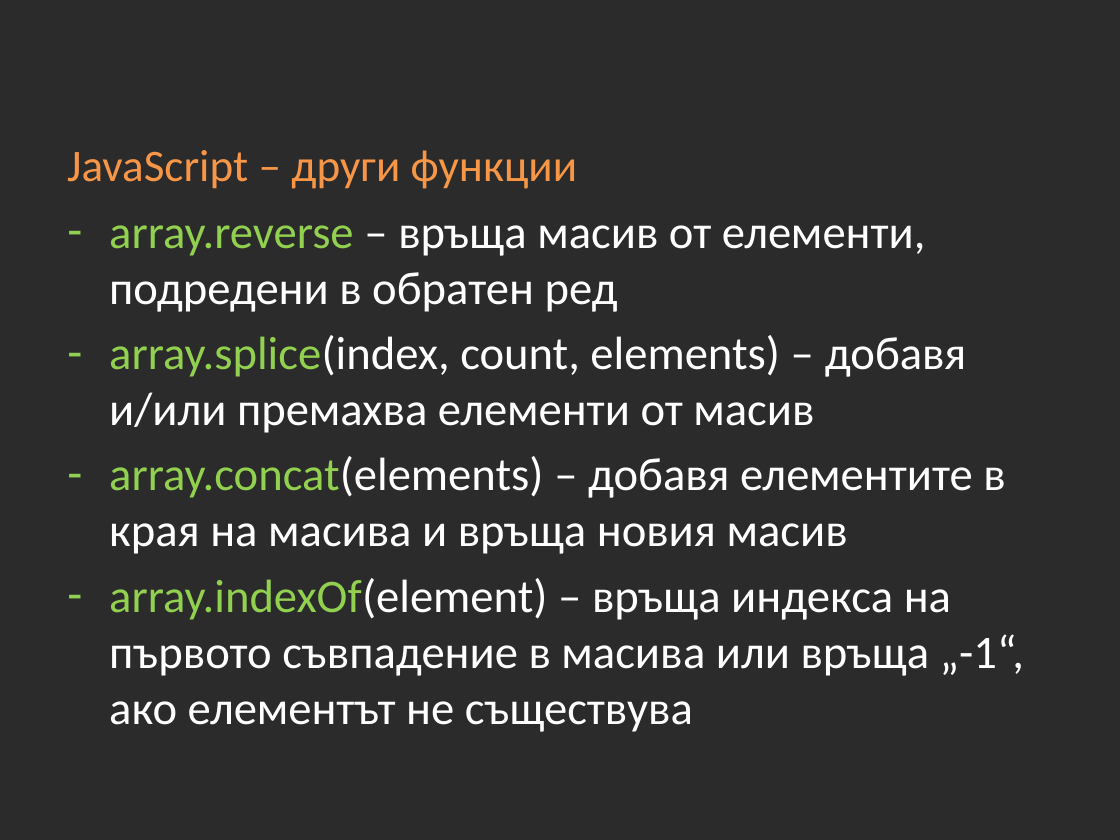
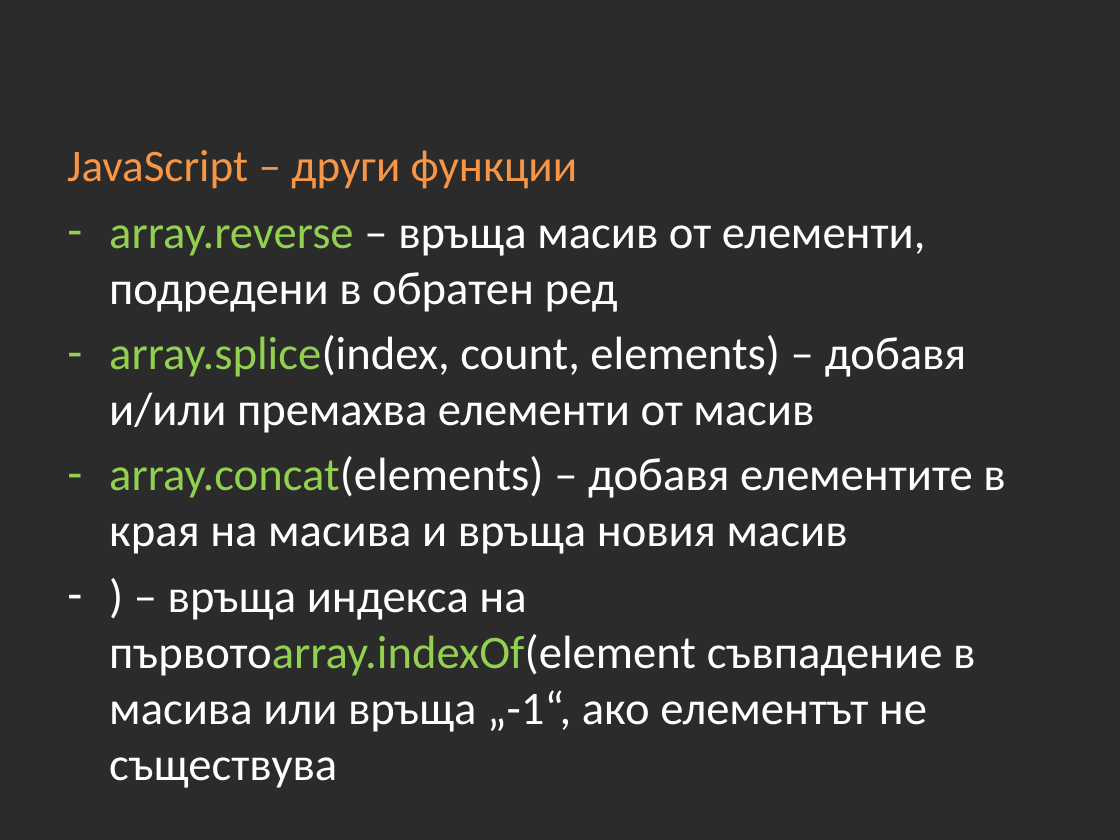
Before and after one commit to Academy-Soft-Intellect/Front-End-Course, a slide deck: slide 54 of 09-JavaScript-Basics/09-JavaScript-Basics.pptx. Drawn at 1120x840 pixels with LibreOffice and Linux fonts; fonts in the diff are those of the drawing; background and template pictures are left out; a plain dark background stands for a picture behind light text. Boxes give left, top, right and bottom in pixels: in the first picture for what was removed or moved away, otherwise in the second. Text is boxed around its words. In the diff, an @@ line names an element or a change of style, - is before the commit and + after.

Commit message:
09-JavaScript-Basics - homework change

```diff
--- a/09-JavaScript-Basics/09-JavaScript-Basics.pptx
+++ b/09-JavaScript-Basics/09-JavaScript-Basics.pptx
@@ text at [109, 589, 975, 732]: text changed @@
-– array.indexOf(element) – връща индекса на първото съвпадение в масивa или връща „-1“, ако елементът не съществува
+– ) – връща индекса на първотоarray.indexOf(element съвпадение в масивa или връща „-1“, ако елементът не съществува
```
Also in this commit, not shown: 4 other slides changed, 5 other files.
